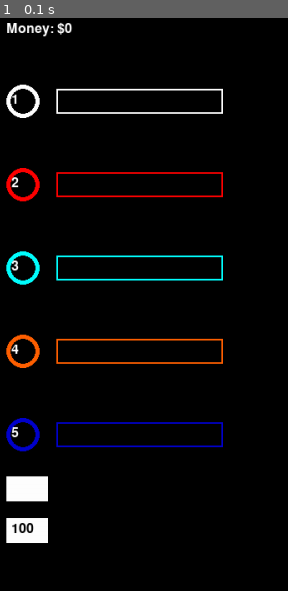
Above: before the commit, frame 1.
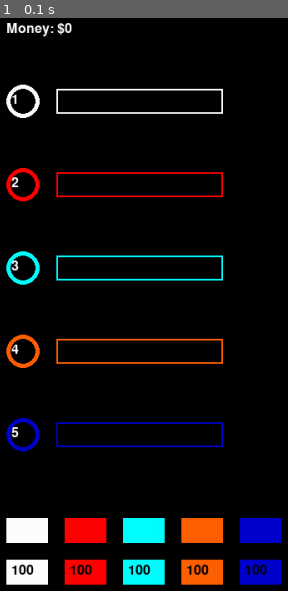
Above: after the commit, the same moment.

Repository: Nikhil-Singla/the-dev-dossier
Game: pygame game, started from game_dev/clickerTutorial_pygame.py
The game is run twice, just before and just after one commit, with the same random seed, the same clock (stepped at 60 frames per second) and the same inputs.
Inputs:
- Up to frame 1 (0.1 s): no input

The runs differ from the first frame. In frame 1, 6.6% of the frame differs, in the area x 2-98%, y 79-99%.

Commit message:
All buttons created

Diff:
--- a/game_dev/clickerTutorial_pygame.py
+++ b/game_dev/clickerTutorial_pygame.py
@@ -19,7 +19,7 @@
 screen = pygame.display.set_mode([1080, 720]) ## Resolution
 pygame.display.set_caption('Not Adventure Capitalist') ## Title of the game
 
-background = black ## Variable that can be edited later
+background = black  ## Variable that can be edited later
 frameRate = 60  ## Framerate
 font = pygame.font.Font('freesansbold.ttf', 16) ## Font
 
@@ -87,13 +87,13 @@
     return task, length, draw
 
 def newButton(color, x_coord, cost, manCost, owned):
-    color_button = pygame.draw.rect(screen, color, [x_coord, 550, 50, 30])
+    color_button = pygame.draw.rect(screen, color, [x_coord, 600, 50, 30])
     color_cost = font.render(str(round(cost, 2)), True, black)
     screen.blit(color_cost, (x_coord+6, 350))
     if not owned:
-        managerButton = pygame.draw.rect(screen, color, [x_coord, 600, 50, 30])
+        managerButton = pygame.draw.rect(screen, color, [x_coord, 650, 50, 30])
         managerText = font.render(str(round(manCost, 2)), True, black)
-        screen.blit(managerText, (x_coord+6, 605))
+        screen.blit(managerText, (x_coord+6, 655))
     return color_button, managerButton
 
 gameState = True ## Game Running
@@ -121,6 +121,10 @@
     task4, length_Four, draw_Four = draw_Box(orange, 400, boxFour, draw_Four, length_Four, speed_Four)
     task5, length_Five, draw_Five = draw_Box(navy, 500, boxFive, draw_Five, length_Five, speed_Five)
     buy1, manBuy1 = newButton(white, 10, oneCost, manOneCost, manOneOwn)
+    buy2, manBuy2 = newButton(red, 80, oneCost, manOneCost, manOneOwn)
+    buy3, manBuy3 = newButton(aqua, 150, oneCost, manOneCost, manOneOwn)
+    buy4, manBuy4 = newButton(orange, 220, oneCost, manOneCost, manOneOwn)
+    buy5, manBuy5 = newButton(navy, 290, oneCost, manOneCost, manOneOwn)
 
     display_score = font.render('Money: $'+str(round(score,2)), True, white, black)
     screen.blit(display_score, (10,5))
